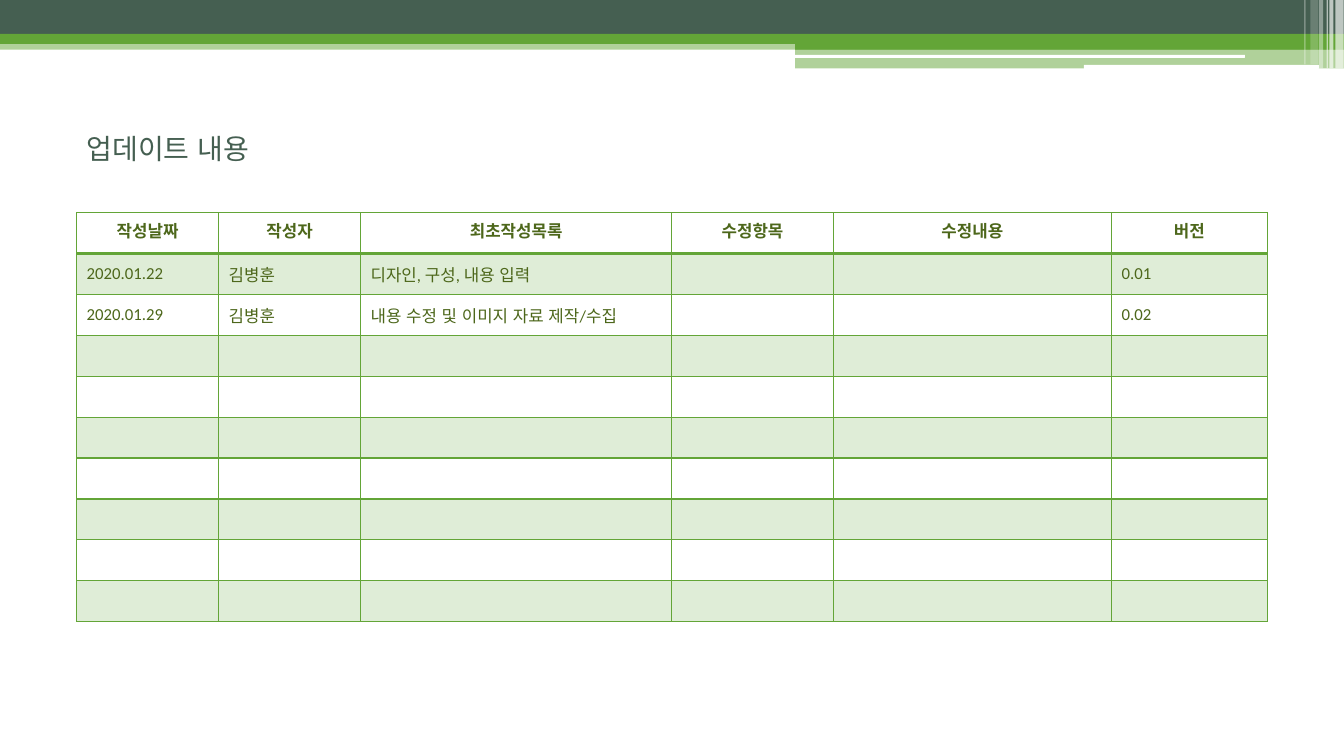
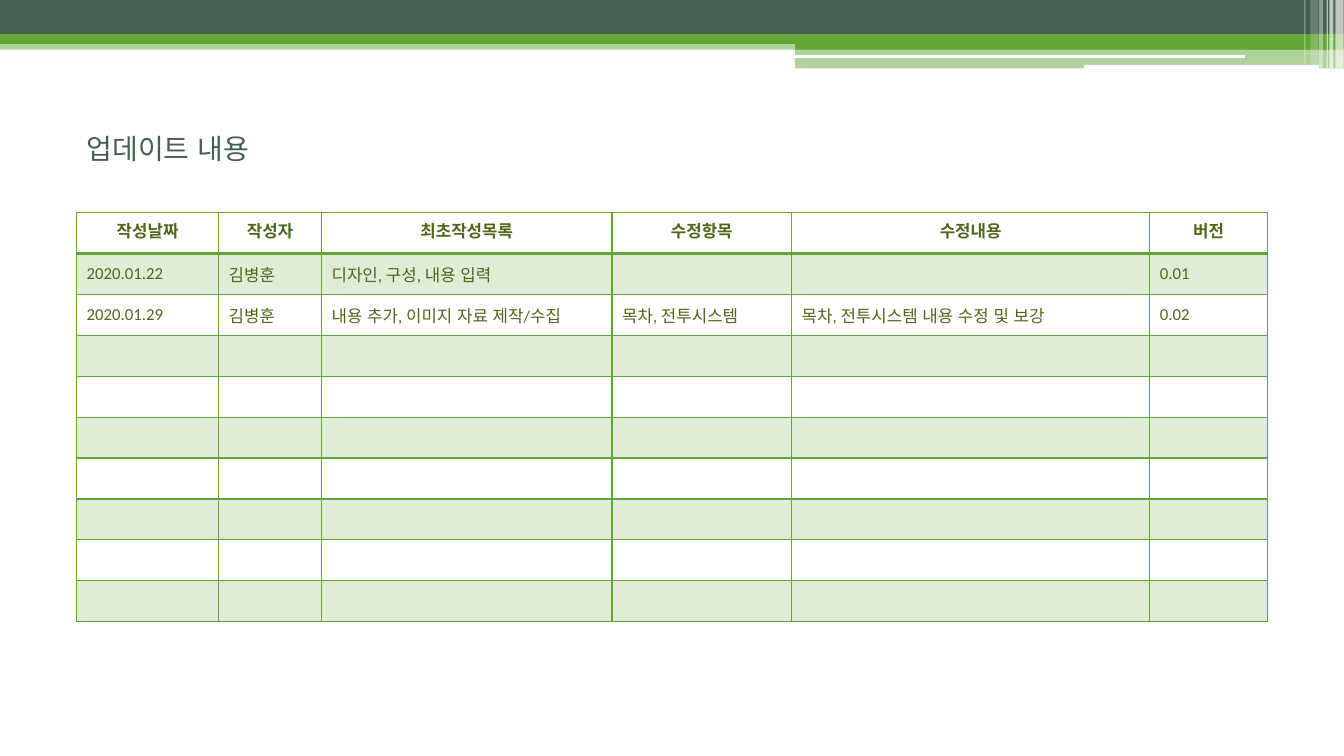
Before and after one commit to uknim2000/TIL, a slide deck: slide 2 of 003_게임기획서/노비의모험_전투시스템_김병훈_v002_200129.pptx. Drawn at 1344x756 pixels with LibreOffice and Linux fonts; fonts in the diff are those of the drawing. Boxes give left, top, right and bottom in pixels: in the first picture for what was removed or moved away, otherwise in the second. Text is boxed around its words. In the diff, an @@ line names an element or a change of style, - is before the commit and + after.

Commit message:
전투시스템 수정

```diff
--- a/003_게임기획서/노비의모험_전투시스템_김병훈_v002_200129.pptx
+++ b/003_게임기획서/노비의모험_전투시스템_김병훈_v002_200129.pptx
@@ table at (77,213,1266,622) @@
-row 3: 2020.01.29 | 김병훈 | 내용 수정 및 이미지 자료 제작/수집 |  |  | 0.02
+row 3: 2020.01.29 | 김병훈 | 내용 추가, 이미지 자료 제작/수집 | 목차, 전투시스템 | 목차, 전투시스템 내용 수정 및 보강 | 0.02
```
Also in this commit, not shown: 6 other slides changed.
